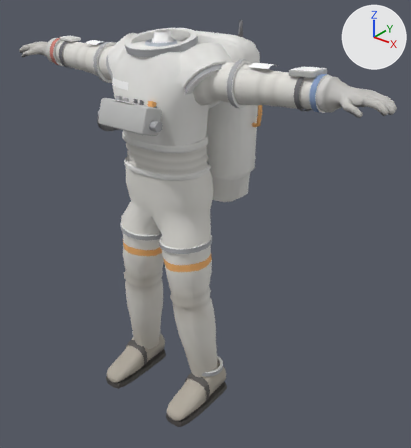
What one commit did to the glTF model models/astronaut/astronaut_male.glb.
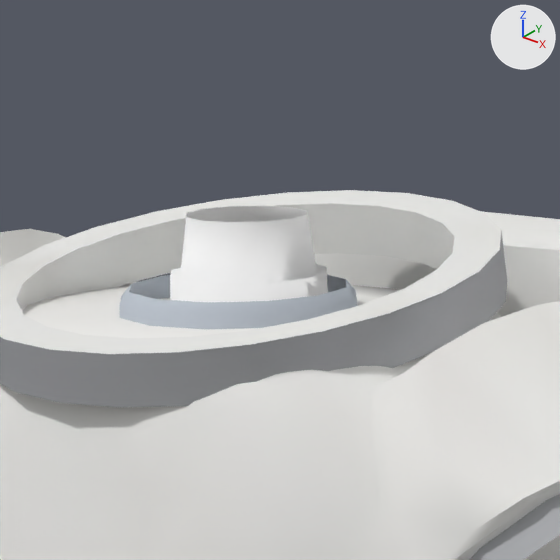
Old and new are each drawn whole from a camera (50 mm lens) standing at (1.009, -1.586, 1.922) and looking at (-0.399, 0.175, 0.831) and again close up on the part from 31% to 50% of the width and 0% to 17% of the height. The axes (+X, +Y, +Z) are drawn at upper right. The lights are the same throughout. The first two pictures are the older version. Where no turn or scale is listed for an object, it has been applied to the vertices. Vertices at exactly the same position are counted once.

Script lines for the objects in view, before the commit:
```python
me_evasuit = bpy.data.meshes.new('EVASuit')
me_evasuit.from_pydata(...)  # 7086 vertices, 13686 faces; spans x -0.91..0.91, y -0.18..0.41, z -1.61..0.06
# faces by material slot: [9344, 2228, 2012, 72, 30]
me_evasuit.materials.append(mat_suitfabric)
me_evasuit.materials.append(mat_suitshell)
me_evasuit.materials.append(mat_suitmetal)
me_evasuit.materials.append(mat_suithead)
me_evasuit.materials.append(mat_suitdecal)
ob_humanmale = bpy.data.objects.new('HumanMale', me_evasuit)
ob_humanmale.location = (-0.4999, -0.0189, 1.615)
```
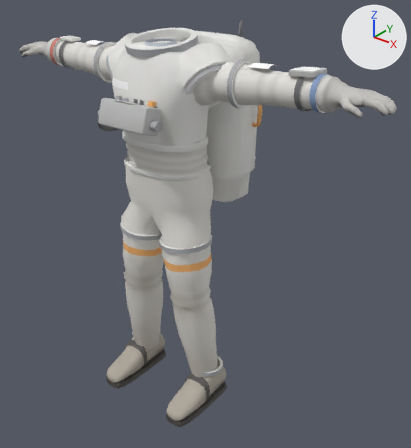
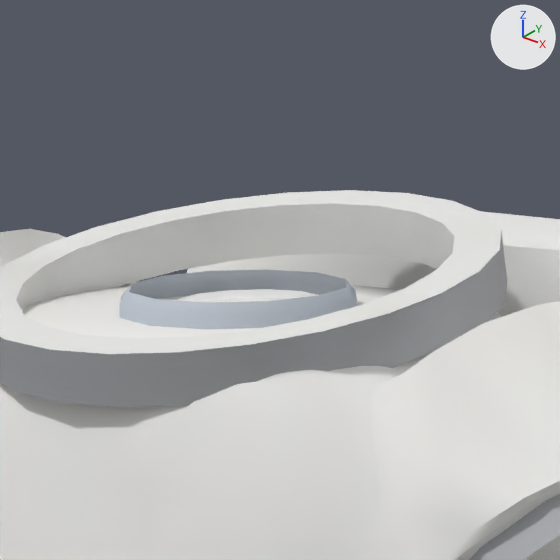
Pixel boxes (x1, y1, x2, y2) of what changed, in the close-ups (560 x 560 px; the box of a moved part takes in the faces that stretch with it):
part 1 of me_evasuit, moved or reshaped
    before: (170, 206, 328, 302)
    after: (178, 289, 318, 302)

The change, as a list of edits to the scene's bpy script:
```text
Change me_evasuit:
    where me_evasuit.from_pydata(...)  # 7086 vertices, 13686 faces; spans x -0.91..0.91, y -0.18..0.41, z -1.61..0.06
    used by ob_humanmale; location = (-0.4999, -0.0189, 1.615)
    me_evasuit part 1: the loose piece of 48 vertices spanning x -0.04..0.04, y 0.02..0.11, z -0.03..0.03 is scaled about its middle by (0.949, 0.949, 0.129), then moved by (0.0, 0.0, -0.02)
```
